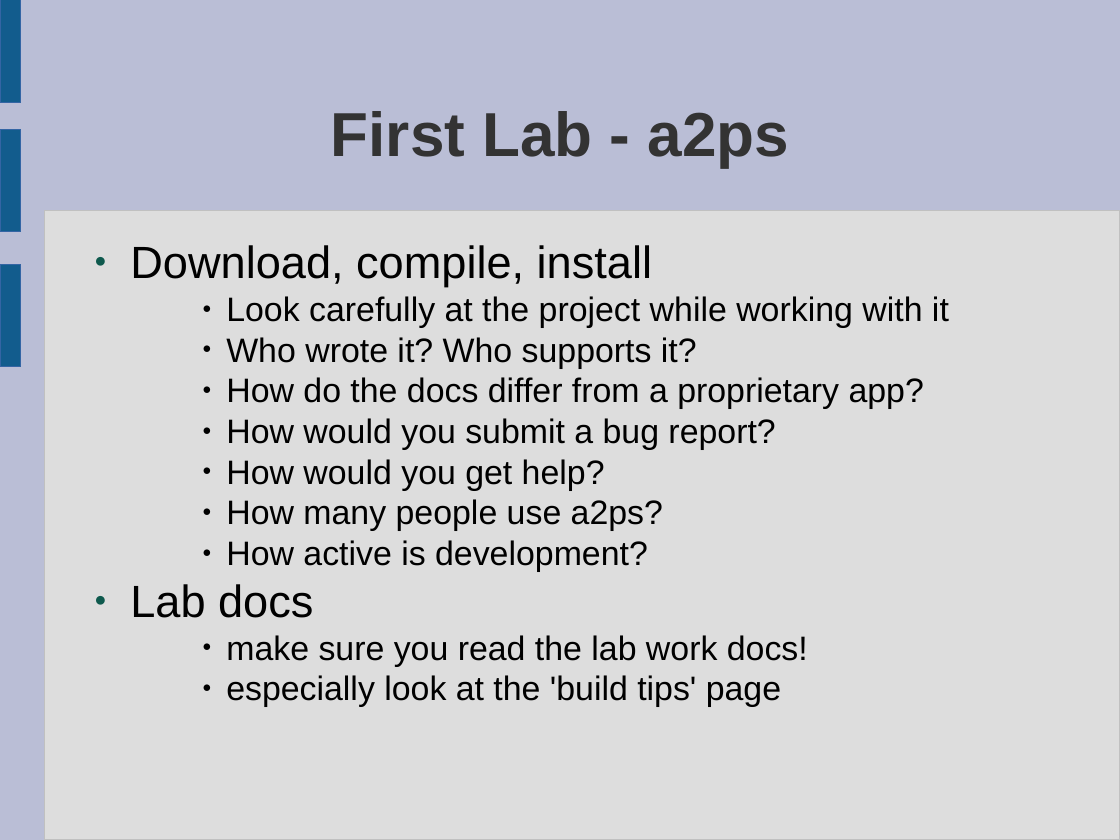
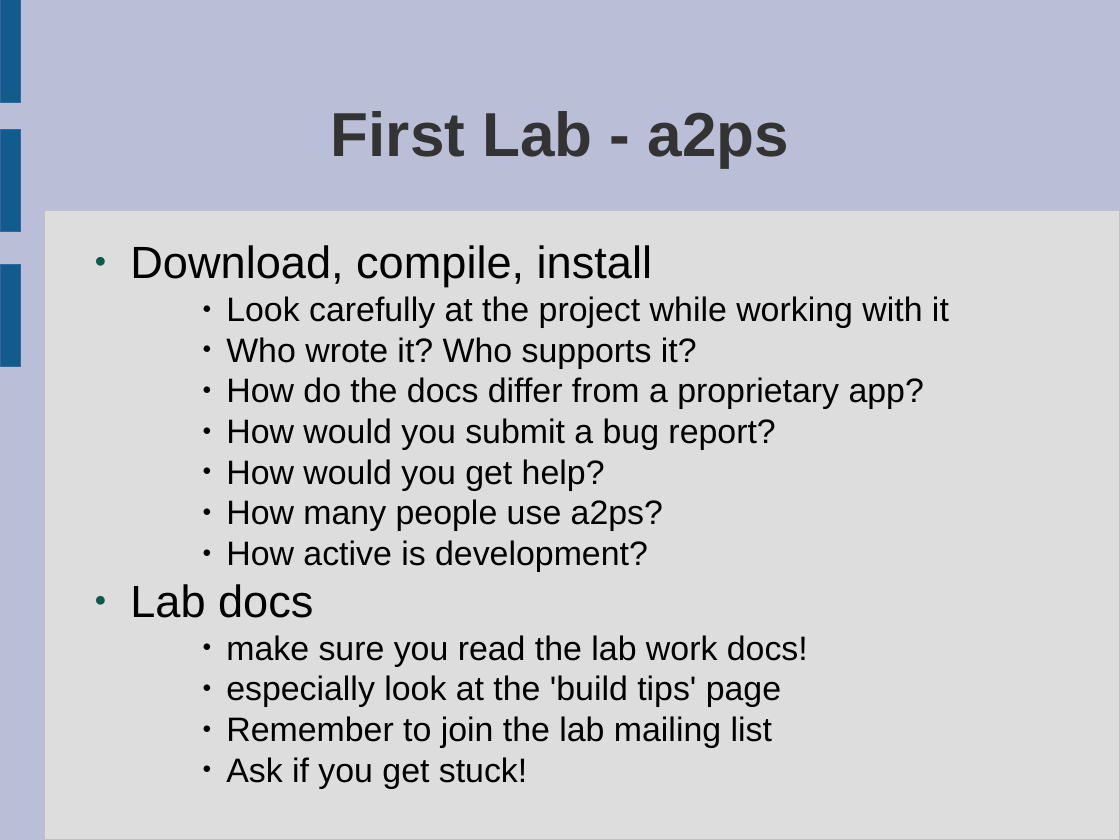
Before and after one commit to laurencesmart/comp8440, a slide deck: slide 10 of lectures/introduction_to_foss.odp. Drawn at 1120x840 pixels with LibreOffice and Linux fonts; fonts in the diff are those of the drawing. Boxes give left, top, right and bottom in pixels: in the first picture for what was removed or moved away, otherwise in the second. Text is boxed around its words. In the diff, an @@ line names an element or a change of style, - is before the commit and + after.

```diff
--- a/lectures/introduction_to_foss.odp
+++ b/lectures/introduction_to_foss.odp
@@ text at (226, 716, 772, 789): paragraphs added @@
+    ● Remember to join the lab mailing list
+    ● Ask if you get stuck!
```
Also in this commit, not shown: 6 other files.
